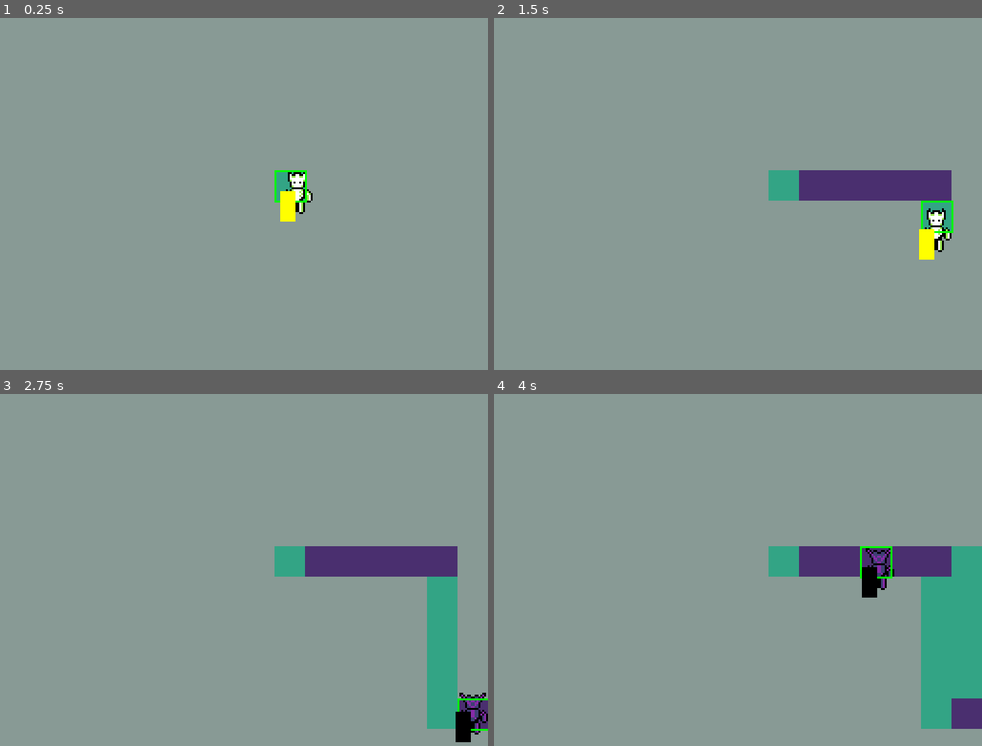
Above: before the commit, frames 1-4 (two rows, left to right).
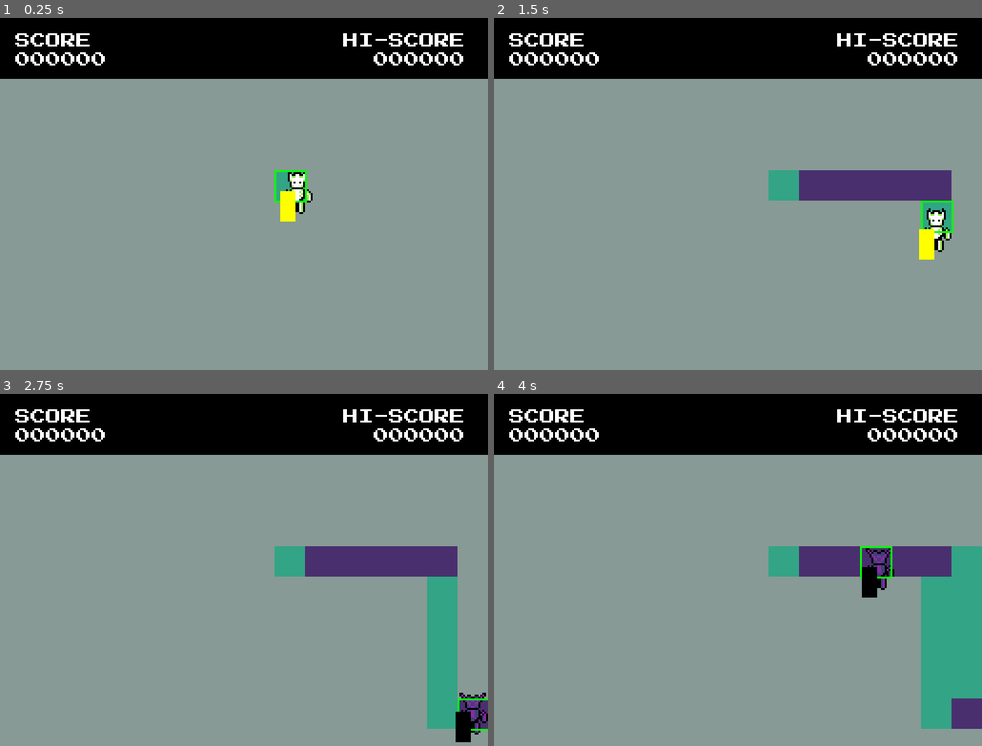
Above: after the commit, the same moments.

Repository: jduhking/replacer
Game: Godot game, scene res://game.tscn
The game is run twice, just before and just after one commit, with the same random seed, the same clock (stepped at 60 frames per second) and the same inputs.
Inputs:
- Up to frame 1 (0.25 s): no input
- Up to frame 2 (1.5 s): tap Enter at 0.5 s; hold Right (ui_right) 0.53-1.28 s; tap X (toggle) at 0.6, 1.35 s; hold Down (ui_down) from 1.28 s (still down)
- Up to frame 3 (2.75 s): release Down (ui_down) at 2.03 s; hold Right (ui_right) from 2.03 s (still down); tap X (toggle) at 2.1 s
- Up to frame 4 (4 s): tap Space at 2.75 s; release Right (ui_right) at 2.78 s; hold Up (ui_up) 2.78-3.53 s; tap X (toggle) at 2.85, 3.6 s; hold Left (ui_left) from 3.53 s (still down)

The runs differ from the first frame. In frame 1, 17% of the frame differs, in the area x 0-100%, y 0-18%; in frame 2, 17%; in frame 3, 17%; in frame 4, 17%.

Commit message:
Added the top black rectangle and score text labels

Diff:
--- a/ui_manager.tscn
+++ b/ui_manager.tscn
@@ -1,12 +1,7 @@
-[gd_scene load_steps=4 format=3 uid="uid://boyeedfjdg2u5"]
+[gd_scene load_steps=3 format=3 uid="uid://boyeedfjdg2u5"]
 
 [ext_resource type="Script" uid="uid://x6elosubkp1h" path="res://ui_manager.gd" id="1_1r2qi"]
-[ext_resource type="FontFile" uid="uid://bo7ds6i7xa1od" path="res://Monocraft.ttf" id="2_cvgj4"]
-
-[sub_resource type="LabelSettings" id="LabelSettings_quu8p"]
-font = ExtResource("2_cvgj4")
-outline_size = 8
-outline_color = Color(0, 0, 0, 1)
+[ext_resource type="FontFile" uid="uid://x2wt4saifcs6" path="res://PressStart2P-Regular.ttf" id="2_quu8p"]
 
 [node name="UIManager" type="Node2D"]
 script = ExtResource("1_1r2qi")
@@ -16,9 +11,67 @@
 
 [node name="GameOverLabel" type="Label" parent="CanvasLayer"]
 visible = false
-offset_left = 77.0
-offset_top = 84.0
-offset_right = 173.0
-offset_bottom = 107.0
-text = "Game Over"
-label_settings = SubResource("LabelSettings_quu8p")
+anchors_preset = 15
+anchor_right = 1.0
+anchor_bottom = 1.0
+grow_horizontal = 2
+grow_vertical = 2
+theme_override_fonts/font = ExtResource("2_quu8p")
+theme_override_font_sizes/font_size = 16
+text = "GAME OVER"
+horizontal_alignment = 1
+vertical_alignment = 1
+
+[node name="topBar" type="HBoxContainer" parent="CanvasLayer"]
+offset_right = 256.0
+offset_bottom = 32.0
+
+[node name="ColorRect" type="ColorRect" parent="CanvasLayer/topBar"]
+layout_mode = 2
+size_flags_horizontal = 3
+color = Color(0, 0, 0, 1)
+
+[node name="ScoreText" type="Label" parent="CanvasLayer/topBar/ColorRect"]
+layout_mode = 0
+offset_left = 8.0
+offset_top = 8.0
+offset_right = 112.0
+offset_bottom = 16.0
+theme_override_constants/shadow_outline_size = 0
+theme_override_fonts/font = ExtResource("2_quu8p")
+theme_override_font_sizes/font_size = 8
+text = "SCORE"
+
+[node name="HiScoreText" type="Label" parent="CanvasLayer/topBar/ColorRect/ScoreText"]
+layout_mode = 0
+offset_left = 132.0
+offset_right = 236.0
+offset_bottom = 8.0
+theme_override_constants/shadow_outline_size = 0
+theme_override_fonts/font = ExtResource("2_quu8p")
+theme_override_font_sizes/font_size = 8
+text = "HI-SCORE"
+horizontal_alignment = 2
+
+[node name="HiScoreNumber" type="Label" parent="CanvasLayer/topBar/ColorRect/ScoreText"]
+layout_mode = 0
+offset_left = 177.0
+offset_top = 10.0
+offset_right = 236.0
+offset_bottom = 18.0
+theme_override_constants/shadow_outline_size = 0
+theme_override_fonts/font = ExtResource("2_quu8p")
+theme_override_font_sizes/font_size = 8
+text = "000000"
+horizontal_alignment = 2
+
+[node name="ScoreNumber" type="Label" parent="CanvasLayer/topBar/ColorRect"]
+layout_mode = 0
+offset_left = 8.0
+offset_top = 18.0
+offset_right = 112.0
+offset_bottom = 26.0
+theme_override_constants/shadow_outline_size = 0
+theme_override_fonts/font = ExtResource("2_quu8p")
+theme_override_font_sizes/font_size = 8
+text = "000000 "
Binary file added: PressStart2P-Regular.ttf
Not shown, added: PressStart2P-Regular.ttf.import
Binary file added: nintendo-nes-font.otf
Not shown, added: nintendo-nes-font.otf.import
